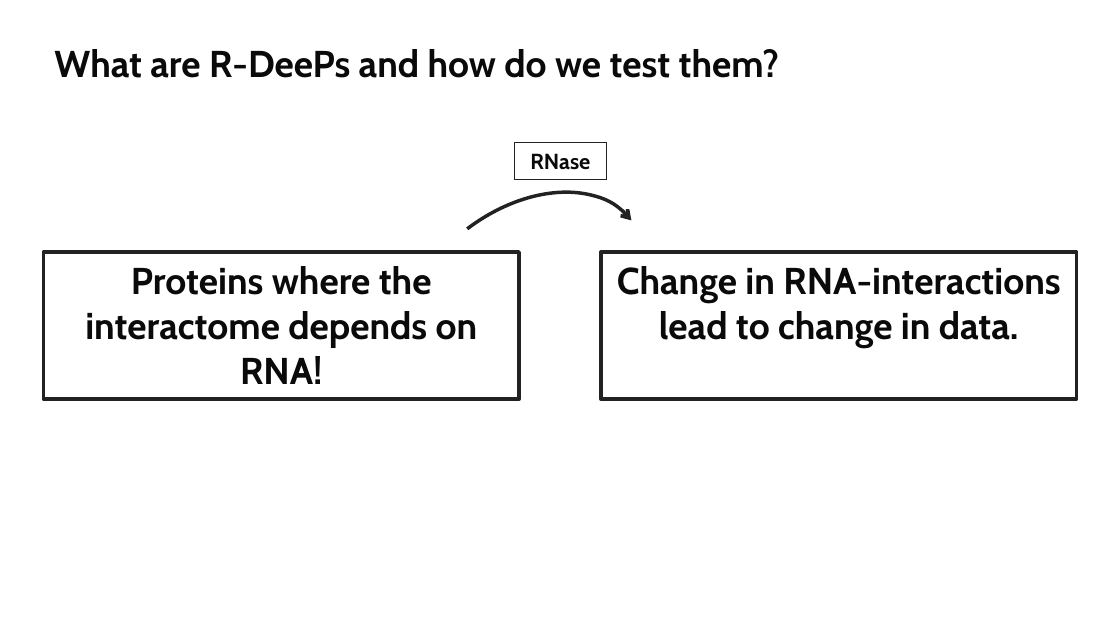
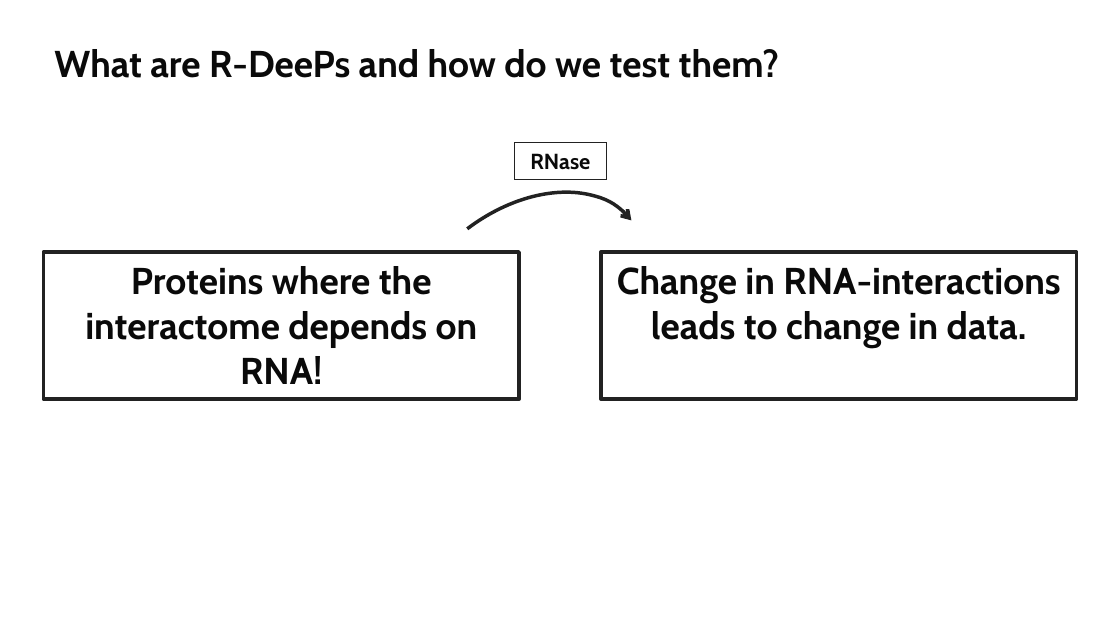
Before and after one commit to datascience-mobi-2022/2022-topic-03-team-02, a slide deck: slide 4 of finalpresentation/Bioinfo_Prasi(1).pptx. Drawn at 1120x630 pixels with LibreOffice and Linux fonts; fonts in the diff are those of the drawing. Boxes give left, top, right and bottom in pixels: in the first picture for what was removed or moved away, otherwise in the second. Text is boxed around its words. In the diff, an @@ line names an element or a change of style, - is before the commit and + after.

```diff
--- a/finalpresentation/Bioinfo_Prasi(1).pptx
+++ b/finalpresentation/Bioinfo_Prasi(1).pptx
@@ text in rectangle at <box>617,266,1060,348</box>: text changed @@
-Change in RNA-interactions lead to change in data.
+Change in RNA-interactions leads to change in data.
```
Also in this commit, not shown: 2 other slides changed, 2 slides removed.
